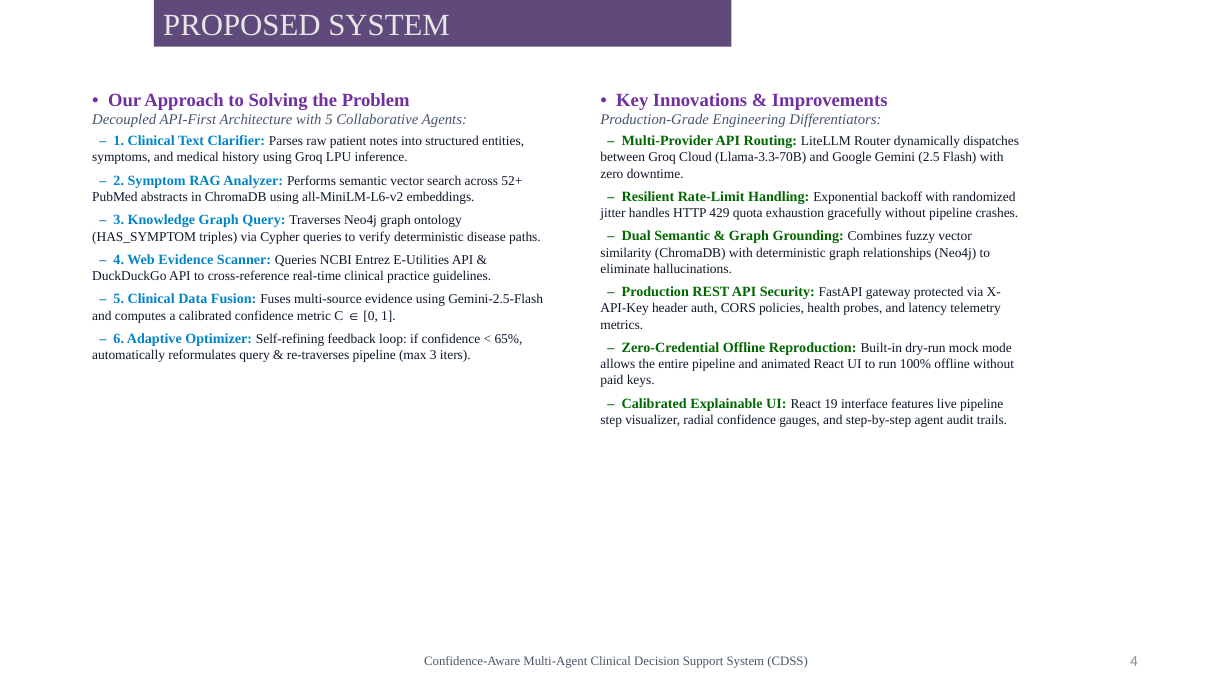
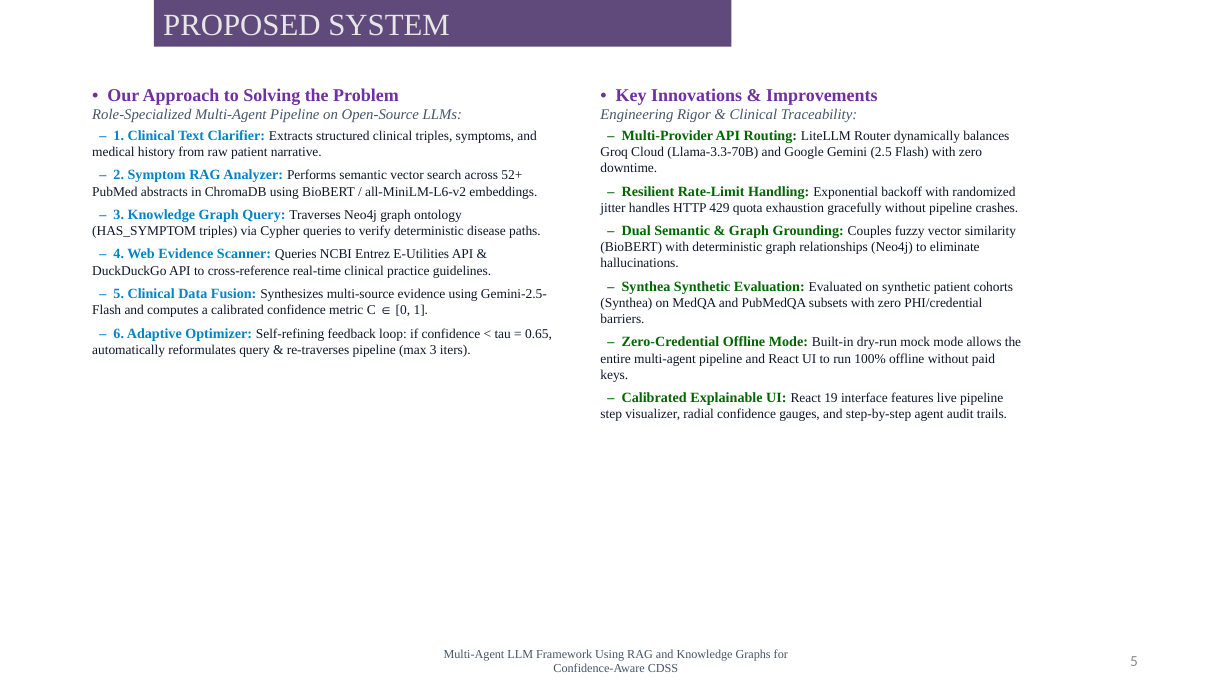
Before and after one commit to gokulohithmui/Case-Study-on-Presentations-AI_animated-project, a slide deck: slide 5 of PW1_Review2_CDSS_Presentation.pptx (slide 4 before the commit). Drawn at 1232x693 pixels with LibreOffice and Linux fonts; fonts in the diff are those of the drawing; background and template pictures are left out. Boxes give left, top, right and bottom in pixels: in the first picture for what was removed or moved away, otherwise in the second. Text is boxed around its words. In the diff, an @@ line names an element or a change of style, - is before the commit and + after.

Commit message:
docs(presentation): update Review-2 PPT with exact project abstract, student names, guide Mrs. A. Madhavi, and 25-paper literature survey performance chart

```diff
--- a/PW1_Review2_CDSS_Presentation.pptx
+++ b/PW1_Review2_CDSS_Presentation.pptx
@@ text at box(107, 88, 399, 105): size 14.5 to 14 pt in "• Our Approach to Solving the Problem" @@
@@ text at box(616, 88, 878, 105): size 14.5 to 14 pt in "• Key Innovations & Improvements" @@
@@ text at box(92, 108, 537, 199): text changed @@
-Decoupled API-First Architecture with 5 Collaborative Agents:
-– 1. Clinical Text Clarifier: Parses raw patient notes into structured entities, symptoms, and medical history using Groq LPU inference.
-– 2. Symptom RAG Analyzer: Performs semantic vector search across 52+ PubMed abstracts in ChromaDB using all-MiniLM-L6-v2 embeddings.
+Role-Specialized Multi-Agent Pipeline on Open-Source LLMs:
+– 1. Clinical Text Clarifier: Extracts structured clinical triples, symptoms, and medical history from raw patient narrative.
+– 2. Symptom RAG Analyzer: Performs semantic vector search across 52+ PubMed abstracts in ChromaDB using BioBERT / all-MiniLM-L6-v2 embeddings.
@@ text at box(600, 108, 1009, 172): text changed @@
-Production-Grade Engineering Differentiators:
-– Multi-Provider API Routing: LiteLLM Router dynamically dispatches between Groq Cloud (Llama-3.3-70B) and Google Gemini (2.5 Flash) with zero downtime.
+Engineering Rigor & Clinical Traceability:
+– Multi-Provider API Routing: LiteLLM Router dynamically balances Groq Cloud (Llama-3.3-70B) and Google Gemini (2.5 Flash) with zero downtime.
@@ text at box(600, 225, 1021, 382): text changed @@
-– Dual Semantic & Graph Grounding: Combines fuzzy vector similarity (ChromaDB) with deterministic graph relationships (Neo4j) to eliminate hallucinations.
-– Production REST API Security: FastAPI gateway protected via X-API-Key header auth, CORS policies, health probes, and latency telemetry metrics.
-– Zero-Credential Offline Reproduction: Built-in dry-run mock mode allows the entire pipeline and animated React UI to run 100% offline without paid keys.
+– Dual Semantic & Graph Grounding: Couples fuzzy vector similarity (BioBERT) with deterministic graph relationships (Neo4j) to eliminate hallucinations.
+– Synthea Synthetic Evaluation: Evaluated on synthetic patient cohorts (Synthea) on MedQA and PubMedQA subsets with zero PHI/credential barriers.
+– Zero-Credential Offline Mode: Built-in dry-run mock mode allows the entire multi-agent pipeline and React UI to run 100% offline without paid keys.
@@ text at box(92, 288, 552, 357): text changed @@
-– 5. Clinical Data Fusion: Fuses multi-source evidence using Gemini-2.5-Flash and computes a calibrated confidence metric C ∈ [0, 1].
-– 6. Adaptive Optimizer: Self-refining feedback loop: if confidence < 65%, automatically reformulates query & re-traverses pipeline (max 3 iters).
+– 5. Clinical Data Fusion: Synthesizes multi-source evidence using Gemini-2.5-Flash and computes a calibrated confidence metric C ∈ [0, 1].
+– 6. Adaptive Optimizer: Self-refining feedback loop: if confidence < tau = 0.65, automatically reformulates query & re-traverses pipeline (max 3 iters).
@@ text at box(444, 649, 788, 672): text changed; size 10 to 9.5 pt @@
-Confidence-Aware Multi-Agent Clinical Decision Support System (CDSS)
+Multi-Agent LLM Framework Using RAG and Knowledge Graphs for Confidence-Aware CDSS
@@ page number at box(1130, 656, 1138, 666): text changed @@
-4
+5
```
Also in this commit, not shown: 7 other slides changed, 1 slide added.
